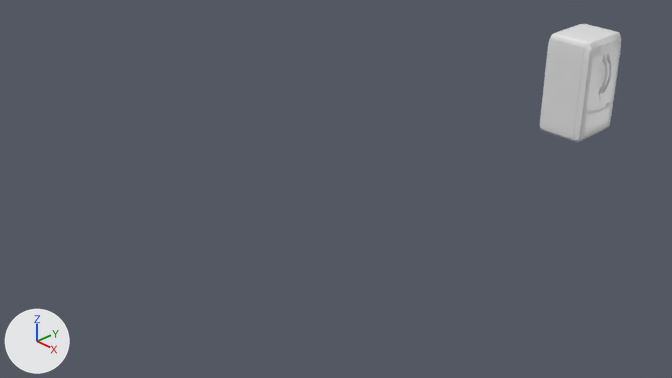
An edit to the Blender file Old Fridge.blend, drawn before and after from the same camera.
Rendered twice from the file's camera 'Camera'. Lighting does not change. The marker at lower left points along +X, +Y and +Z.

In view in the first picture: 'Freezer_Door', 'Freezer_Door_handle', 'Fridge', 'Fridge_Door_Handle', 'Left_Door', 'Right_Door'.
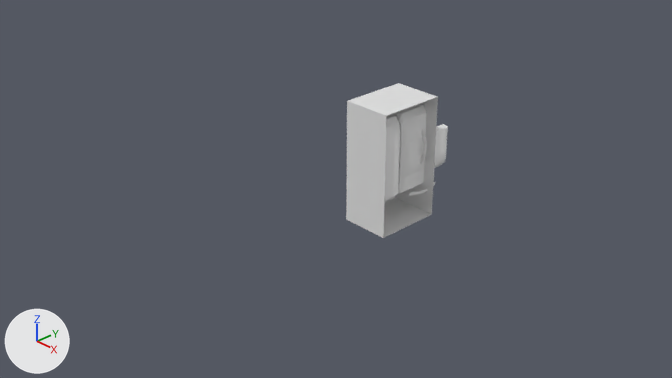
Location of each change, (x1, y1, x2, y2) in pixels of the pictures (672 x 378 px):
'Fridge', moved, modifiers changed: before (540, 24, 616, 142); after (346, 83, 438, 238)
'Left_Door', moved: before (577, 36, 608, 111); after (394, 103, 427, 193)
'Freezer_Door', moved: before (574, 97, 614, 142); after (399, 124, 448, 178)
'Right_Door', moved: before (599, 31, 621, 104); after (384, 115, 400, 200)
'Fridge_Door_Handle', deleted: before (598, 52, 612, 96)
'Door Handles', added: after (409, 128, 436, 196)
'Freezer_Door_handle', deleted: before (587, 102, 611, 114)

Diff of the bpy script that builds the scene:
```diff
--- a/Old Fridge.blend.py
+++ b/Old Fridge.blend.py
@@ me_cube_037 @@
+me_cube_037.from_pydata(...)  # 312 vertices, 288 faces; spans x 0.105..0.181, y 0.162..0.682, z -0.503..0.376
+me_cube_037.polygons.foreach_set('use_smooth', [True] * 288)
+me_cube_037.materials.append(mat_material)  # white #e7e7e7
@@ ob_fridge @@
 ob_fridge = bpy.data.objects.new('Fridge', me_cube_009)
-ob_fridge.location = (0.0, 5.21, 0.0)
-_m = ob_fridge.modifiers.new('Subdivision', 'SUBSURF')
-_m = ob_fridge.modifiers.new('Solidify', 'SOLIDIFY')
-_m.thickness = 0.06
-_m.use_even_offset = True
+ob_fridge.location = (0.27, 0.74, 0.16)
@@ ob_left_door @@
 ob_left_door = bpy.data.objects.new('Left_Door', me_cube_010)
-ob_left_door.parent = ob_fridge
-ob_left_door.matrix_parent_inverse = Matrix(((1.0, 0.0, 0.0, 0.0), (0.0, 1.0, 0.0, -5.212), (0.0, 0.0, 1.0, 0.0), (0.0, 0.0, 0.0, 1.0)))
-ob_left_door.location = (0.27, 4.768, 0.161)
+ob_left_door.location = (0.27, 0.739, 0.161)
@@ ob_freezer_door @@
 ob_freezer_door = bpy.data.objects.new('Freezer_Door', me_cube_011)
-ob_freezer_door.parent = ob_fridge
-ob_freezer_door.matrix_parent_inverse = Matrix(((1.0, 0.0, 0.0, 0.0), (0.0, 1.0, 0.0, -5.212), (0.0, 0.0, 1.0, 0.0), (0.0, 0.0, 0.0, 1.0)))
-ob_freezer_door.location = (0.27, 4.768, -0.489)
+ob_freezer_door.location = (0.27, 0.739, 0.161)
@@ ob_right_door @@
 ob_right_door = bpy.data.objects.new('Right_Door', me_cube_012)
-ob_right_door.parent = ob_fridge
-ob_right_door.matrix_parent_inverse = Matrix(((1.0, 0.0, 0.0, 0.0), (0.0, 1.0, 0.0, -5.212), (0.0, 0.0, 1.0, 0.0), (0.0, 0.0, 0.0, 1.0)))
-ob_right_door.location = (0.27, 5.657, 0.161)
+ob_right_door.location = (0.27, 0.739, 0.161)
@@ ob_fridge_door_handle @@
-ob_fridge_door_handle = bpy.data.objects.new('Fridge_Door_Handle', me_cube_005)
-ob_fridge_door_handle.location = (0.39, 5.21, 0.23)
-_m = ob_fridge_door_handle.modifiers.new('Mirror', 'MIRROR')
-_m.use_axis = (False, True, True)
-_m.use_clip = True
-_m.merge_threshold = 0.003
-_m = ob_fridge_door_handle.modifiers.new('Subdivision', 'SUBSURF')
-_m.levels = 2
@@ ob_freezer_door_handle @@
-ob_freezer_door_handle = bpy.data.objects.new('Freezer_Door_handle', me_cube_006)
-ob_freezer_door_handle.parent = ob_freezer_door
-ob_freezer_door_handle.matrix_parent_inverse = Matrix(((1.0, 0.0, 0.0, -0.27), (0.0, 1.0, 0.0, -4.768), (0.0, 0.0, 1.0, 0.489), (0.0, 0.0, 0.0, 1.0)))
-ob_freezer_door_handle.location = (0.387, 5.212, -0.258)
-ob_freezer_door_handle.rotation_euler = (1.571, 0.0, 0.0)  # degrees (90, 0, 0)
-_m = ob_freezer_door_handle.modifiers.new('Mirror', 'MIRROR')
-_m.use_axis = (False, False, True)
-_m.use_clip = True
-_m.merge_threshold = 0.003
-_m = ob_freezer_door_handle.modifiers.new('Subdivision', 'SUBSURF')
-_m.levels = 2
@@ ob_door_handles @@
+ob_door_handles = bpy.data.objects.new('Door Handles', me_cube_037)
+ob_door_handles.location = (0.27, 0.74, 0.16)
```
